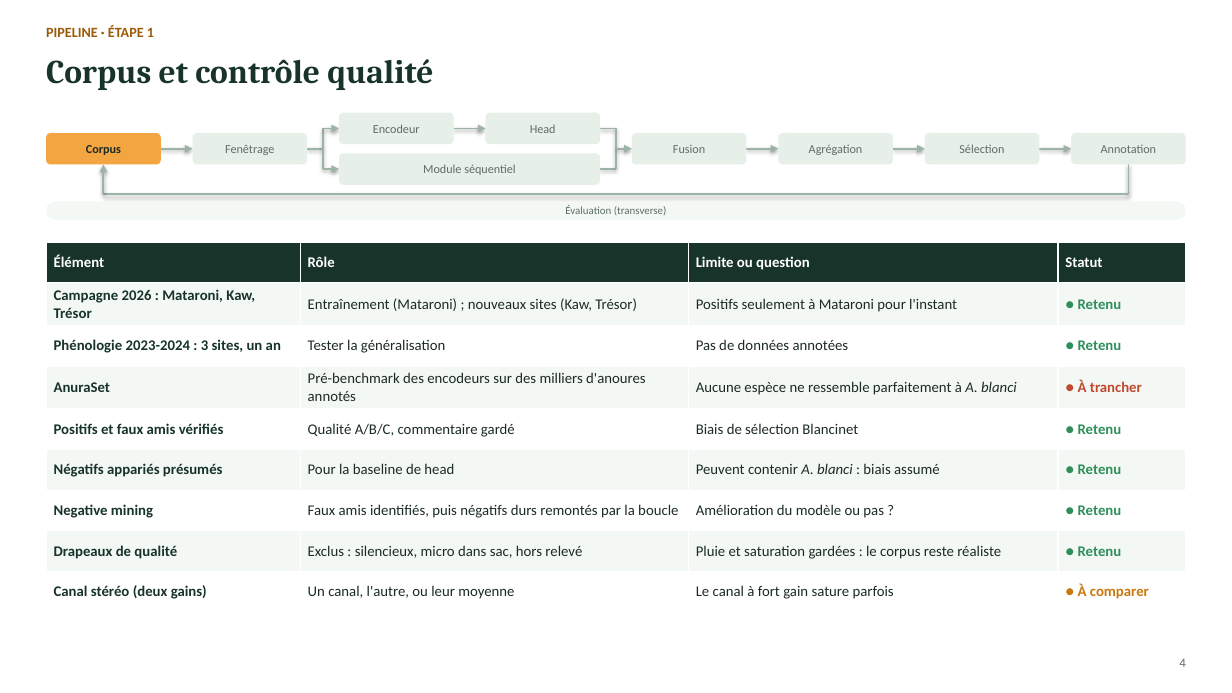
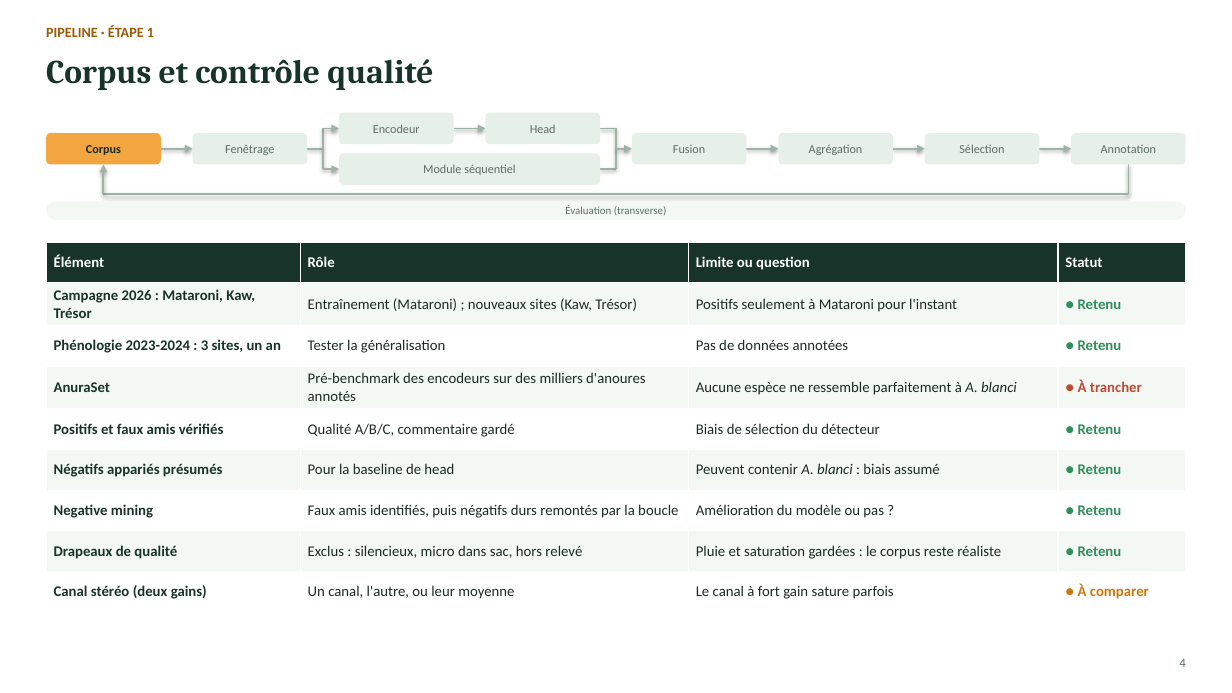
Before and after one commit to Rumble-Paw-Patrol/Grenouille, a slide deck: slide 4 of documentation/prez/presentation_point_etape.pptx. Drawn at 1232x693 pixels with LibreOffice and Linux fonts; fonts in the diff are those of the drawing. Boxes give left, top, right and bottom in pixels: in the first picture for what was removed or moved away, otherwise in the second. Text is boxed around its words. In the diff, an @@ line names an element or a change of style, - is before the commit and + after.

```diff
--- a/documentation/prez/presentation_point_etape.pptx
+++ b/documentation/prez/presentation_point_etape.pptx
@@ table at (46,242,1186,613) @@
-row 5, column 3: Biais de sélection Blancinet
+row 5, column 3: Biais de sélection du détecteur
```
Also in this commit, not shown: 4 other slides changed, 40 other files.
